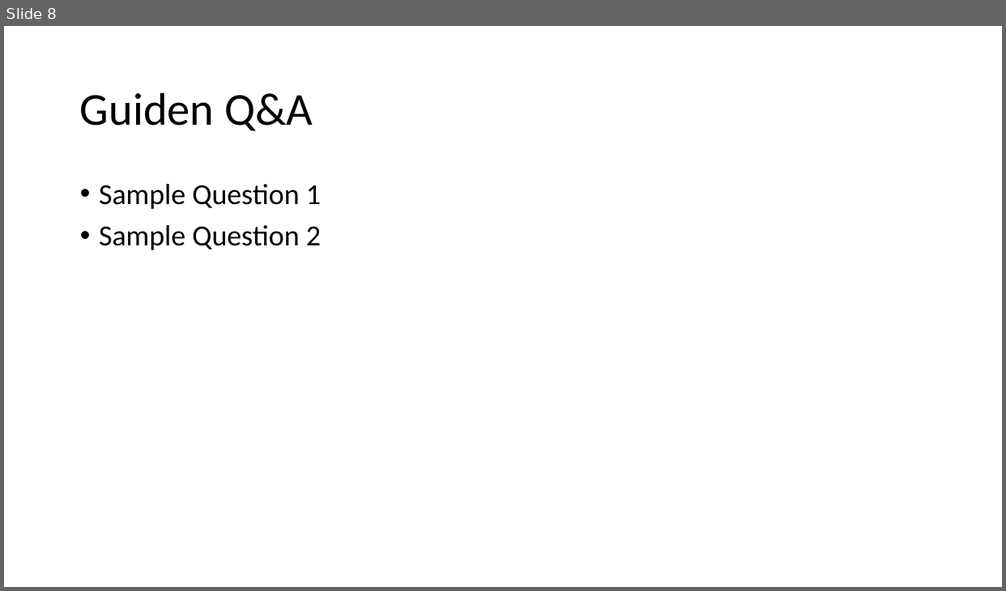
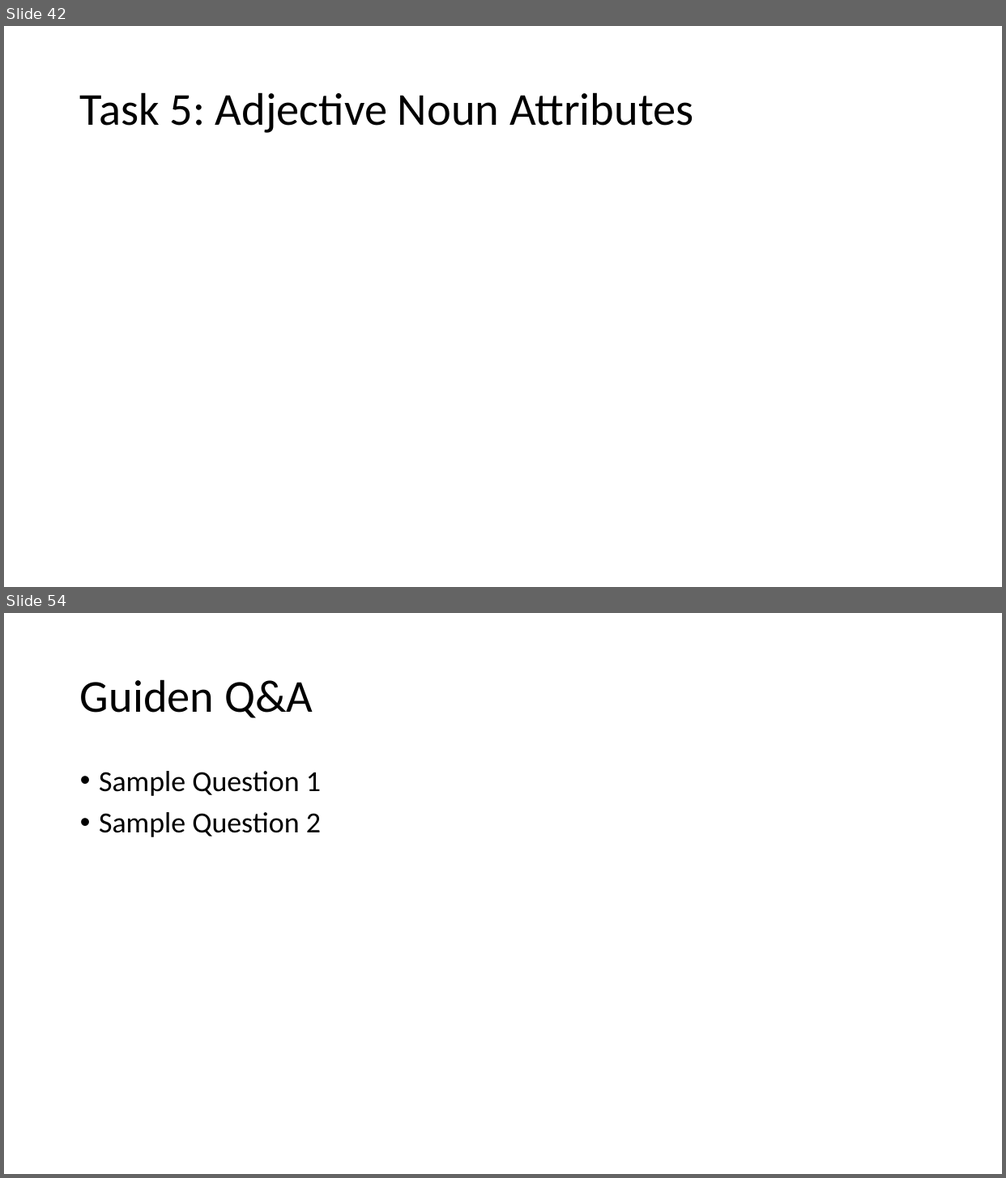
Before and after one commit to spacemanidol/AnalyzingNeuralLanguageModelsGroup1, a slide deck: PaperPresentation02202020.pptx. Shown one above the other, each under a label of ours: slide 8 before the commit, slides 42 and 54 after it; the slides between them are not shown. The pictures are 1006x591 and 1006x1178 pixels, drawn with LibreOffice and Linux fonts; fonts in the diff are those of the drawing. Boxes give left, top, right and bottom in pixels: in the first picture for what was removed or moved away, otherwise in the second. Text is boxed around its words. In the diff, an @@ line names an element or a change of style, - is before the commit and + after.

Commit message:
Update PaperPresentation02202020.pptx
Added Most of the slides for the Pain in the Neck paper. Still need to add the content in for the task descriptions and some results and analysis

```diff
--- a/PaperPresentation02202020.pptx
+++ b/PaperPresentation02202020.pptx
@@ slide 42 added at bbox=[4, 26, 1002, 587], background #FFFFFF @@
@@ title added at bbox=[80, 92, 693, 133], 44 pt, text #000000 @@
+Task 5: Adjective Noun Attributes
@@ what was slide 8 is now slide 54 @@
```
Also in this commit, not shown: 1 slide changed, 45 other slides added.
